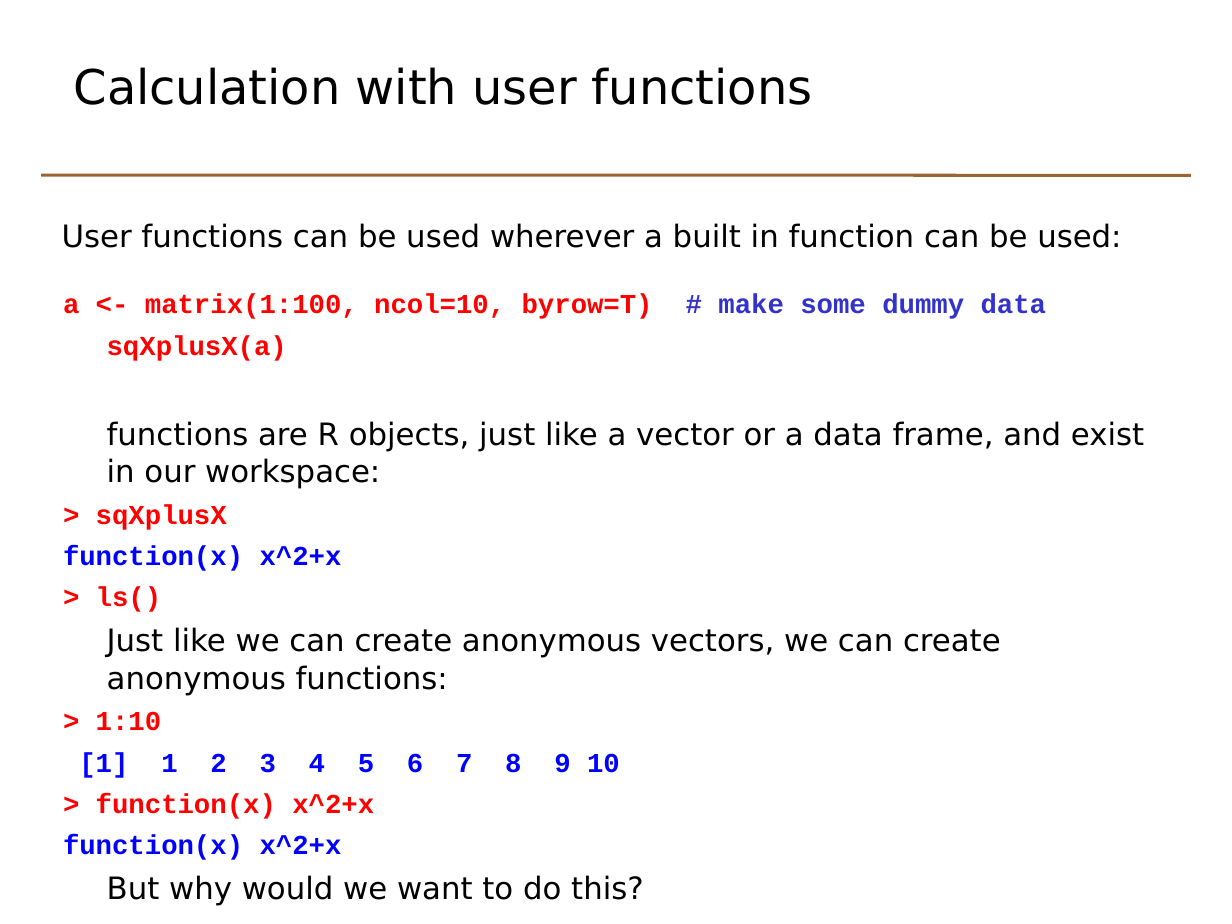
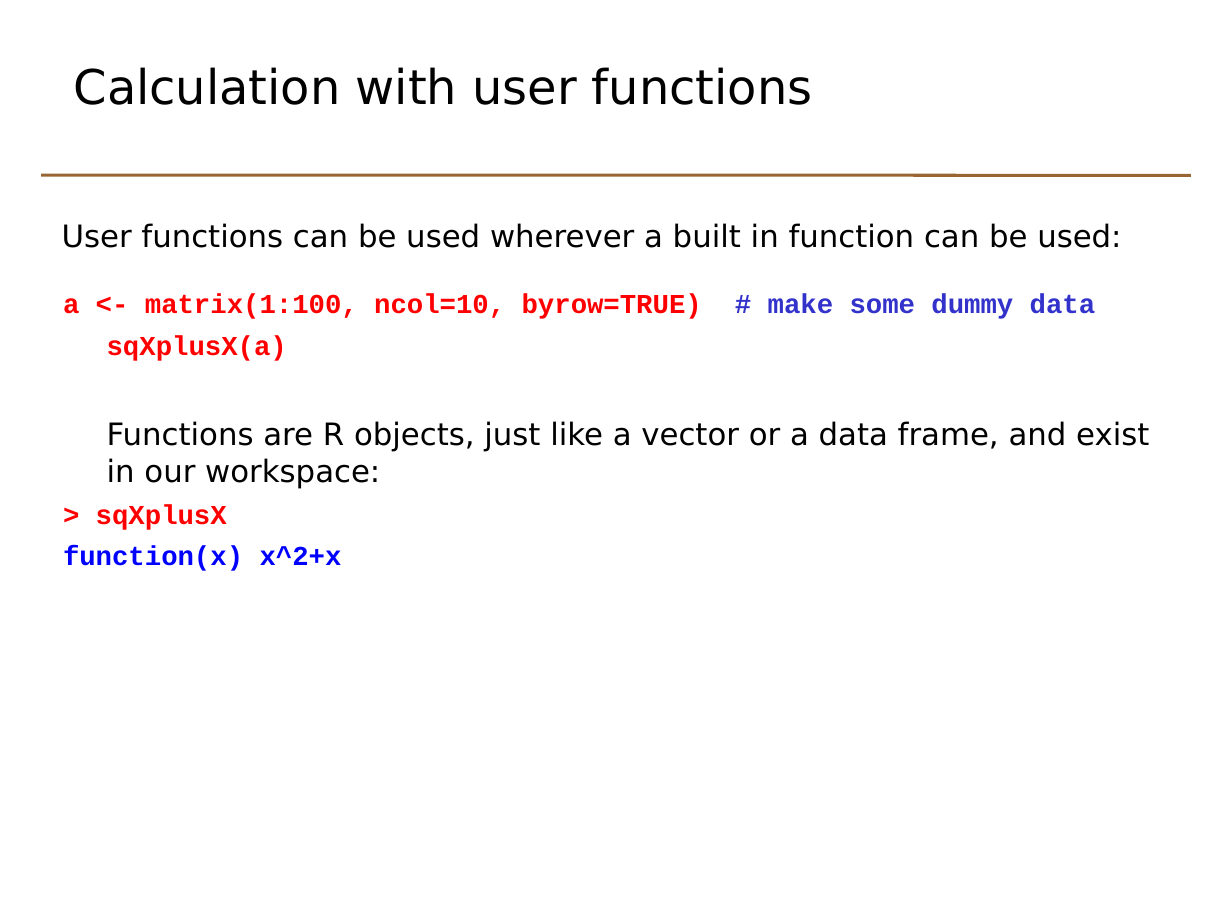
Before and after one commit to johnomics/basicr, a slide deck: slide 27 of Basic_R_Day_2_slides.odp (slide 33 before the commit). Drawn at 1232x924 pixels with LibreOffice and Linux fonts; fonts in the diff are those of the drawing. Boxes give left, top, right and bottom in pixels: in the first picture for what was removed or moved away, otherwise in the second. Text is boxed around its words. In the diff, an @@ line names an element or a change of style, - is before the commit and + after.

Commit message:
Edits following run of course 28/29 April
Colony section:
- remove XLS file example
- Use attach and detach instead of data argument
- Remove third part with multiple data files

Bugfixes:
- remove website links
- List slide: Change 'a' to 'one.to.ten' (hangover from old a,b,c variable names)
- Checking input and reporting errors - remove duplication of 'concise' sqXplusX error checking example
- Removed temperature conversion application exercise
- Change all =T and =F to =TRUE and =FALSE

```diff
--- a/Basic_R_Day_2_slides.odp
+++ b/Basic_R_Day_2_slides.odp
@@ text at <box>63,294,1096,319</box>: text changed @@
-a <- matrix(1:100, ncol=10, byrow=T) # make some dummy data
+a <- matrix(1:100, ncol=10, byrow=TRUE) # make some dummy data
@@ text at <box>107,421,1149,489</box>: text changed @@
-functions are R objects, just like a vector or a data frame, and exist in our workspace:
+Functions are R objects, just like a vector or a data frame, and exist in our workspace:
@@ text at <box>63,587,1001,905</box>: paragraphs removed @@
-> ls()
-Just like we can create anonymous vectors, we can create anonymous functions:
-> 1:10
-[1] 1 2 3 4 5 6 7 8 9 10
-> function(x) x^2+x
-function(x) x^2+x
-But why would we want to do this?
```
Also in this commit, not shown: 22 other slides changed, 1 slide added, 11 slides removed, 15 other files.
